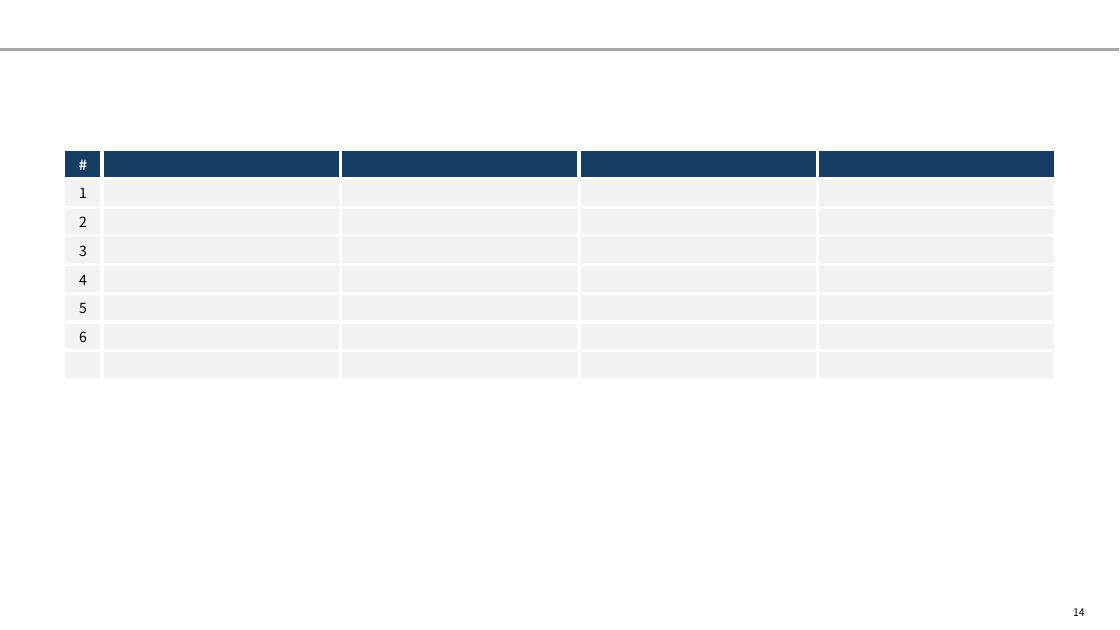
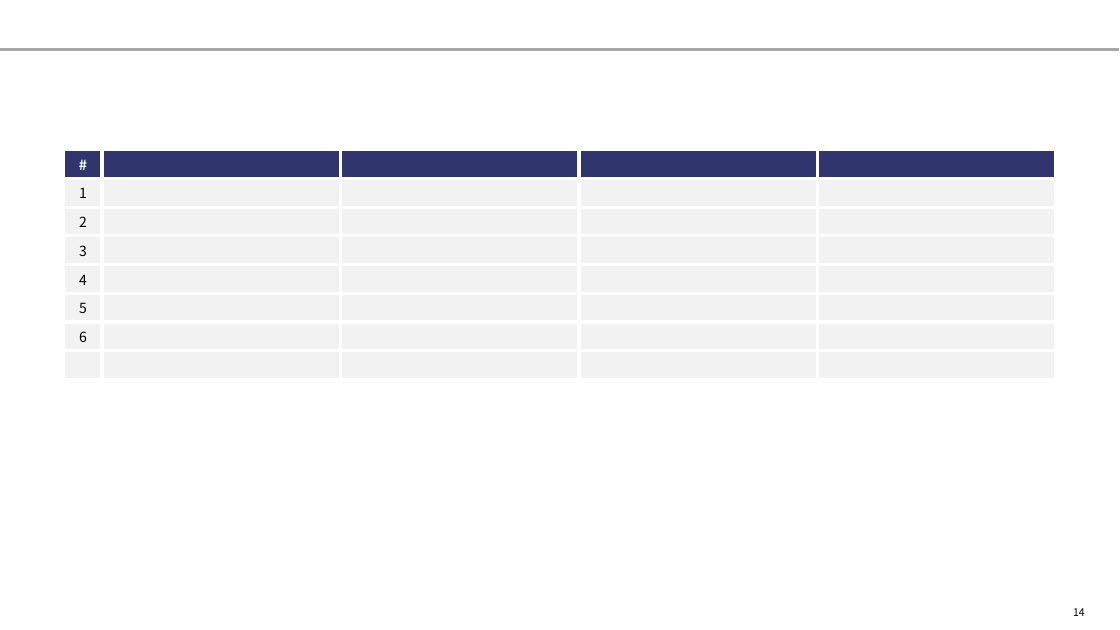
Before and after one commit to yuzucha16/dotfiles, a slide deck: slide 14 of office/Blank.potx. Drawn at 1120x630 pixels with LibreOffice and Linux fonts; fonts in the diff are those of the drawing. Boxes give left, top, right and bottom in pixels: in the first picture for what was removed or moved away, otherwise in the second. Text is boxed around its words. In the diff, an @@ line names an element or a change of style, - is before the commit and + after.

```diff
--- a/office/Blank.potx
+++ b/office/Blank.potx
@@ table at [64,150,1056,351] @@
@@ fill #163E64 to #30356D in row 1 @@
```
Also in this commit, not shown: 18 other slides changed.
